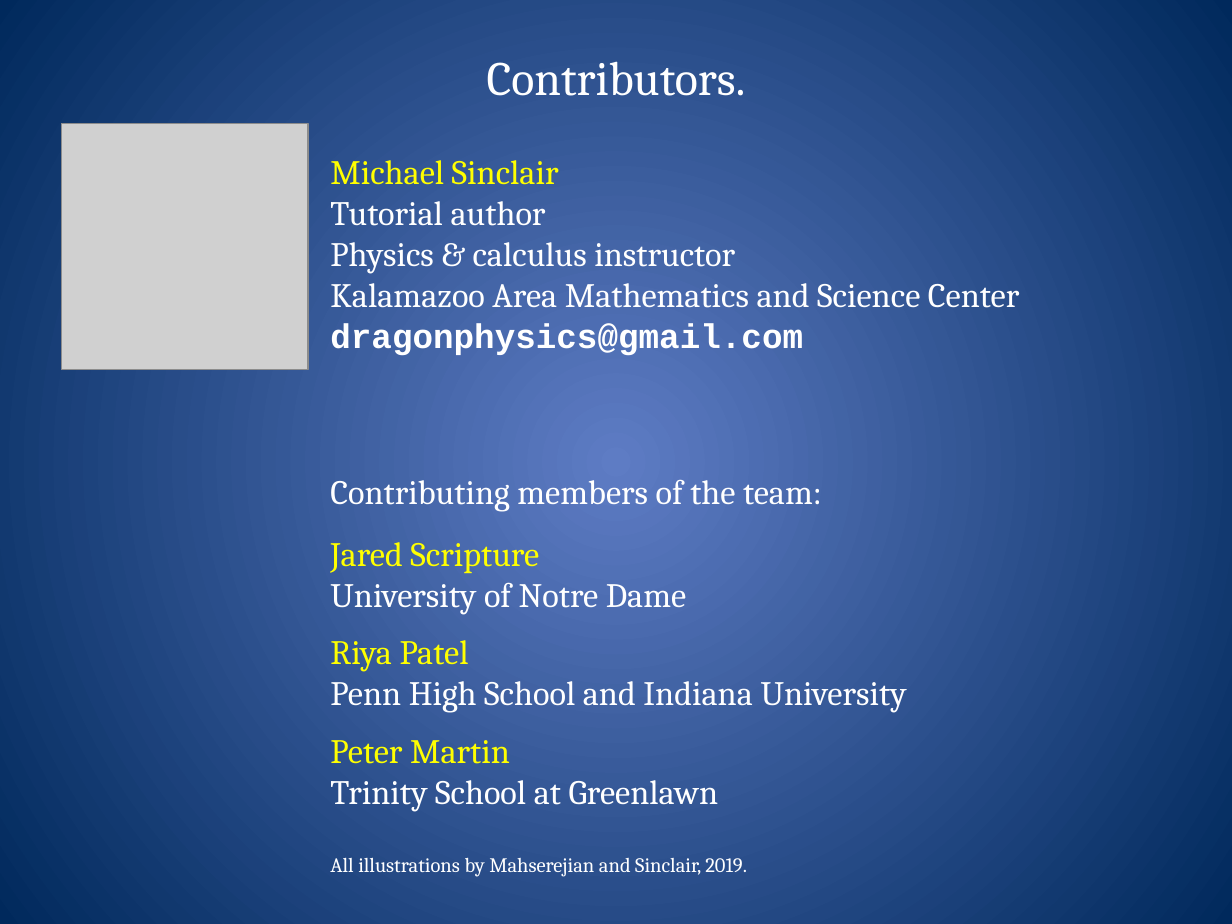
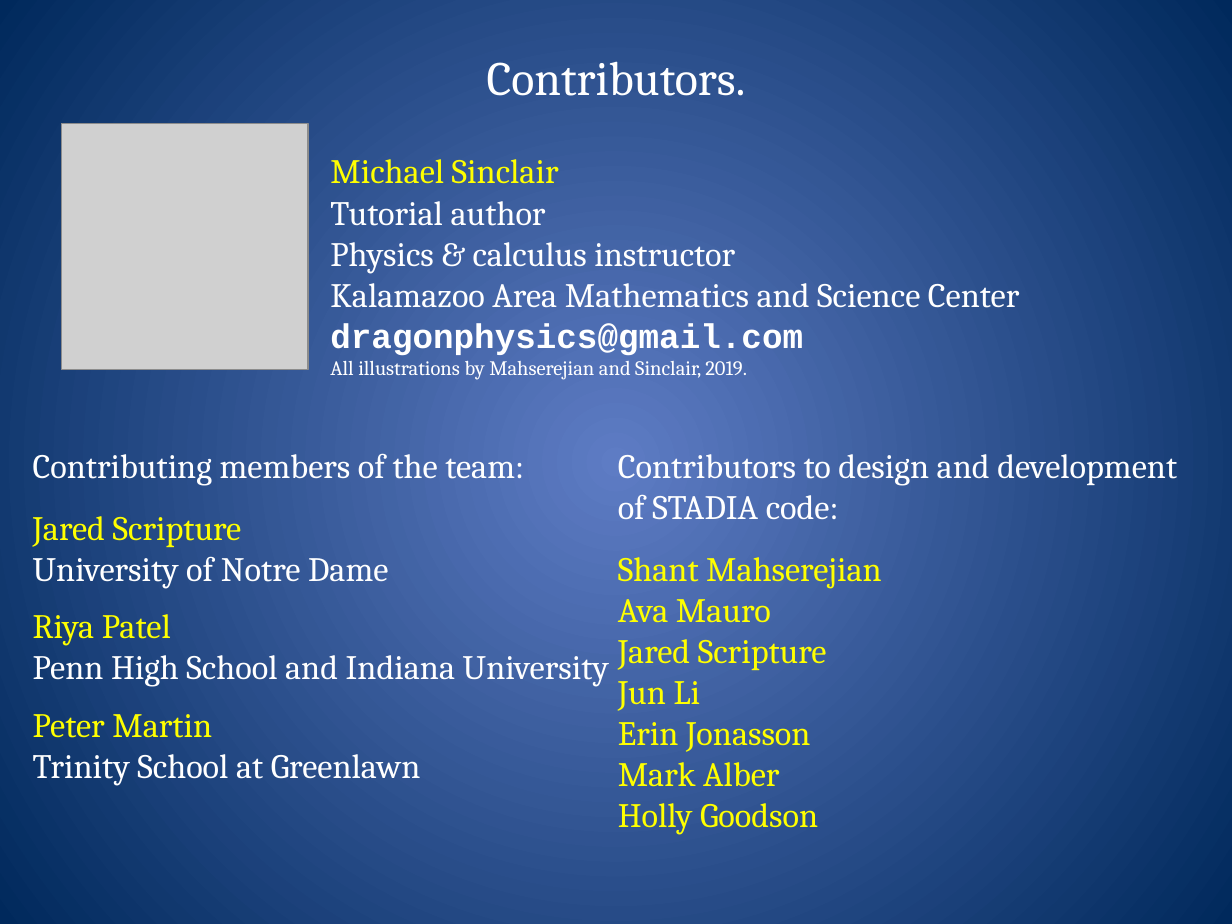
Before and after one commit to GoodsonLab/STADIA, a slide deck: slide 52 of STADIA-tutorial.pptx (slide 51 before the commit). Drawn at 1232x924 pixels with LibreOffice and Linux fonts; fonts in the diff are those of the drawing; grey boxes stand for pictures. Boxes give left, top, right and bottom in pixels: in the first picture for what was removed or moved away, otherwise in the second. Text is boxed around its words. In the diff, an @@ line names an element or a change of style, - is before the commit and + after.

```diff
--- a/STADIA-tutorial.pptx
+++ b/STADIA-tutorial.pptx
@@ text at [330,323,803,380]: text changed; size 20 to 12 pt @@
-dragonphysics@gmail.com
-Contributing members of the team:
-Jared Scripture
-University of Notre Dame
-Riya Patel
-Penn High School and Indiana University
-Peter Martin
-Trinity School at Greenlawn
-All illustrations by Mahserejian and Sinclair, 2019.
+dragonphysics@gmail.com
+All illustrations by Mahserejian and Sinclair, 2019.
@@ text added at [33,453,609,786], 20 pt, text #FFFFFF @@
+Contributing members of the team:
+Jared Scripture
+University of Notre Dame
+Riya Patel
+Penn High School and Indiana University
+Peter Martin
+Trinity School at Greenlawn
@@ text added at [618,454,1177,835], 20 pt, text #FFFF00 @@
+Contributors to design and development of STADIA code:
+Shant Mahserejian
+Ava Mauro
+Jared Scripture
+Jun Li
+Erin Jonasson
+Mark Alber
+Holly Goodson
```
Also in this commit, not shown: 5 other slides changed, 2 slides added.
